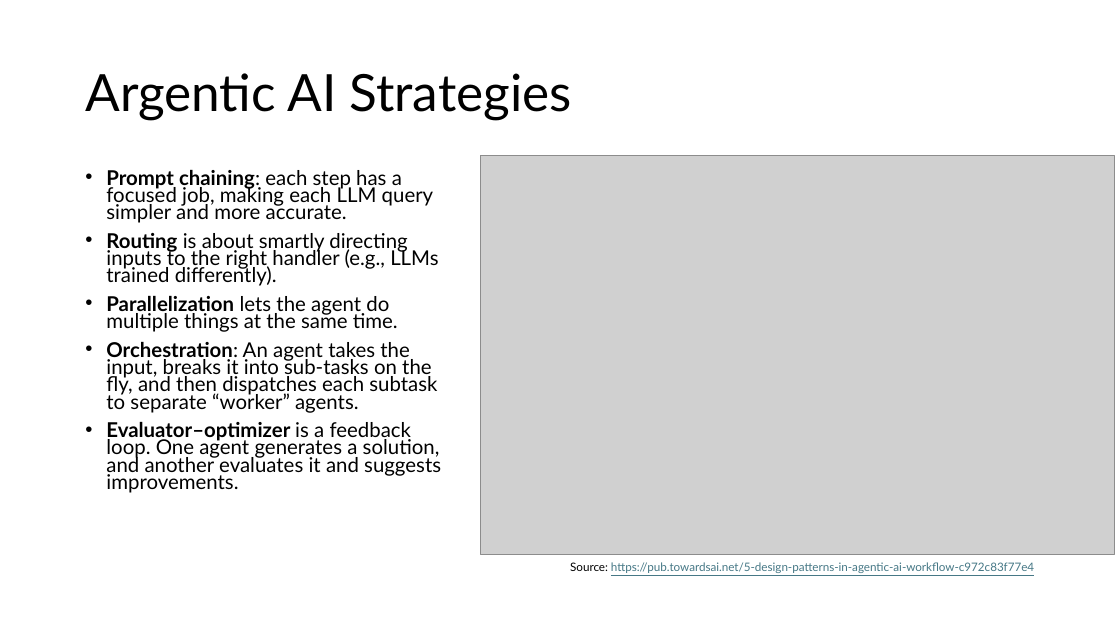
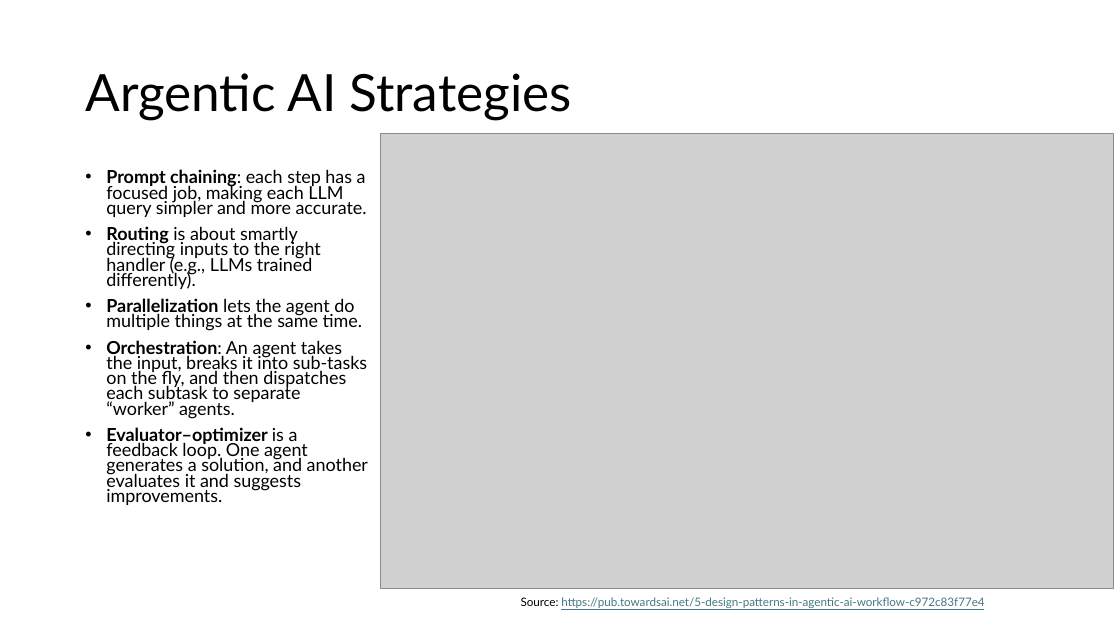
Before and after one commit to kunleola/CS7320, a slide deck: slide 14 of slides/discussion/07_LLM_discussion.pptx. Drawn at 1120x630 pixels with LibreOffice and Linux fonts; fonts in the diff are those of the drawing; grey boxes stand for pictures. Boxes give left, top, right and bottom in pixels: in the first picture for what was removed or moved away, otherwise in the second. Text is boxed around its words. In the diff, an @@ line names an element or a change of style, - is before the commit and + after.

```diff
--- a/slides/discussion/07_LLM_discussion.pptx
+++ b/slides/discussion/07_LLM_discussion.pptx
@@ picture resized from (x1=481, y1=155, x2=1115, y2=555) to (x1=381, y1=134, x2=1114, y2=589) @@
@@ text "Prompt chaining: each step has ..." at (x1=106, y1=169, x2=368, y2=505): size 17.5 to 15.4 pt @@
@@ text "Source: https://pub.towardsai.net/5-design-patterns-in-agent ..." moved from (x1=570, y1=562, x2=1034, y2=573) to (x1=521, y1=597, x2=984, y2=608) @@
```
Also in this commit, not shown: 6 other slides changed, 1 slide added, 1 other file.
